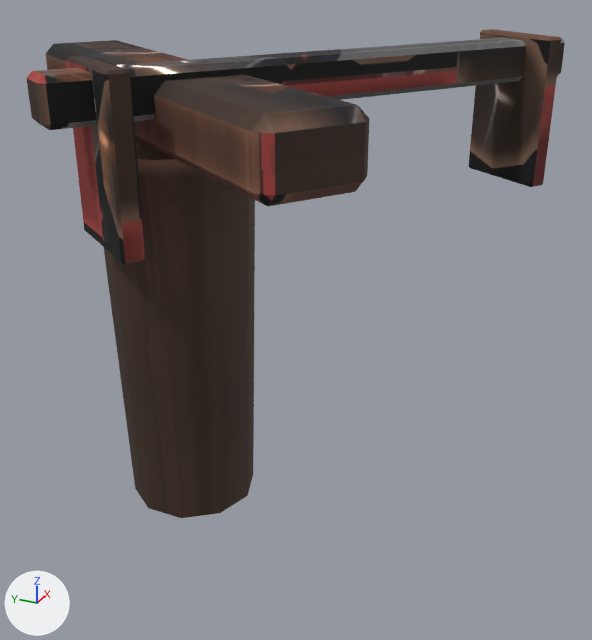
The glTF model assets/noir/towers/bolt.glb: old version first, new version second.
Camera for both pictures: a 50 mm camera at (-1.279, -0.82, 1.525) aimed at (0.189, -0.159, 0.792). Arrows for +X, +Y and +Z are at lower left; the lights stay in place. The first picture is the older version. Vertices at exactly the same position are counted once.

In view in the first picture: 'bolt'.
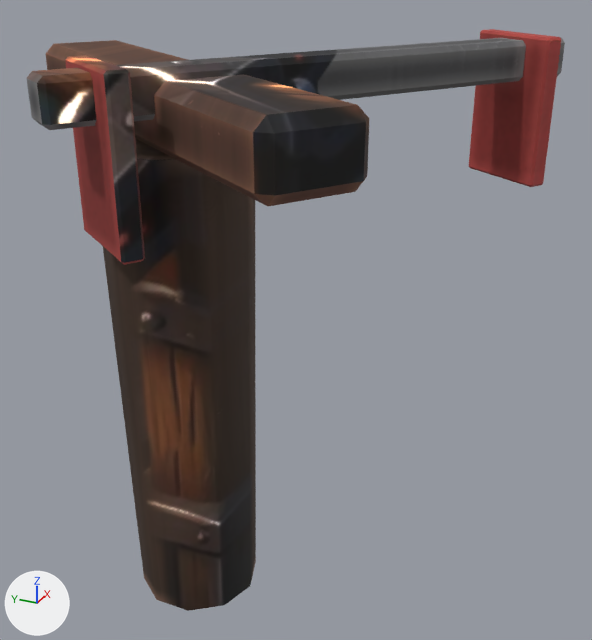
The newer file is also turned or shifted as a whole; pictures and numbers use the older file's frame.

Where the change shows, as pixel boxes [x1, y1, x2, y2] in the pictures (592 x 640 px; the box of a moved part takes in the faces that stretch with it):
```json
{"object": "bolt", "change": "reshaped, surface changed", "before": [27, 29, 565, 518], "after": [27, 29, 565, 611], "on screen": "19% taller"}
{"part": 1, "of": "me_bolt", "change": "moved or reshaped", "before": [104, 159, 255, 518], "after": [103, 159, 256, 611]}
{"part": 2, "of": "me_bolt", "change": "surface changed", "before": [27, 29, 565, 518], "after": [27, 29, 565, 611]}
```

Edits to the scene script, one JSON object a line:
```json
{"block": "me_bolt", "where": "# used by ob_bolt; location = (0.0, 0.0, 0.825)"}
{"op": "remove", "block": "me_bolt", "code": "me_bolt.from_pydata(...)  # 116 vertices, 212 faces; spans x -0.349..0.638, y -0.597..0.45, z -0.375..0.535"}
{"op": "add", "block": "me_bolt", "code": "me_bolt.from_pydata(...)  # 116 vertices, 212 faces; spans x -0.349..0.638, y -0.597..0.45, z -0.625..0.535"}
{"block": "me_bolt", "change": "me_bolt part 1: all 10 vertices in x -0.124..0.124, y -0.13..0.13, z -0.375 are moved by (0.0, 0.0, -0.25)"}
{"block": "me_bolt", "change": "me_bolt part 2: texture (UV) coordinates of 210 of 212 faces, centred in x -0.347..0.637, y -0.597..0.448, z -0.375..0.535, changed; they spanned u 0.0..1.0, v 0.0..1.0 and now span u 0.0..1.0, v 0.0..1.0"}
```
